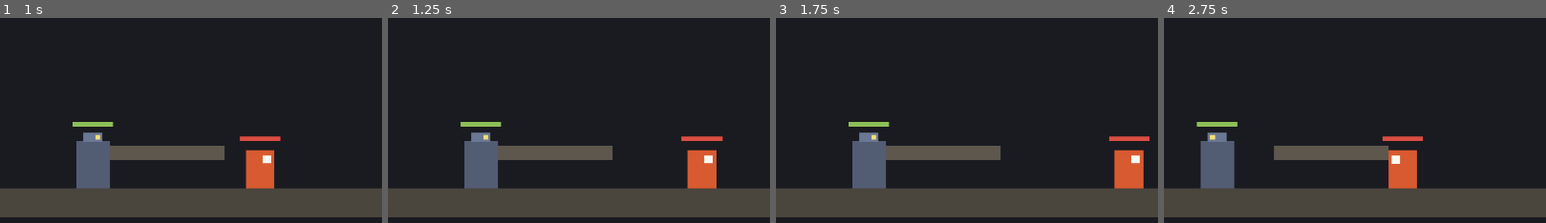
Above: before the commit, frames 1-4 (left to right).
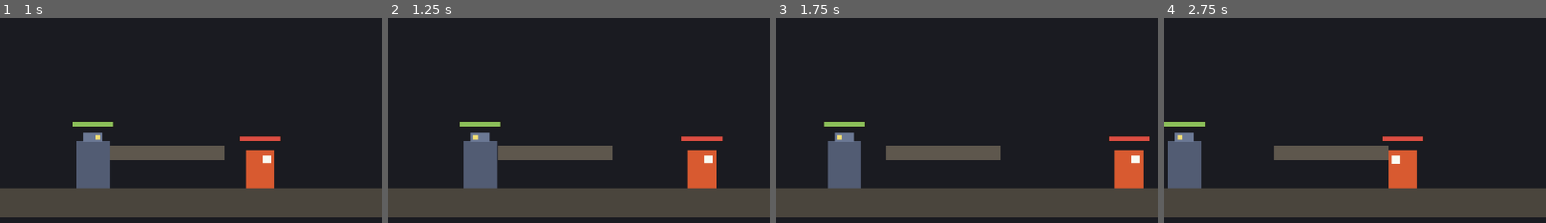
Above: after the commit, the same moments.

Repository: aachean/bailian
Game: Godot game, scene res://scenes/stages/test_room.tscn
Same seed, same stepped clock (60 frames per second), same inputs: the game is played once before the commit and once after it.
Inputs (mouse positions are % of the whole screen's width and height, from its top left):
- Up to frame 1 (1 s): move the mouse to (72, 46) at 0.52 s; hold D (move_right) from 0.53 s (still down); tap J (attack) at 0.6 s; click (72, 46) at 0.67 s; tap Space (jump) at 0.77 s
- Up to frame 2 (1.25 s): keep holding D (move_right)
- Up to frame 3 (1.75 s): keep holding D (move_right); move the mouse to (30, 56) at 1.27 s; tap J (attack) at 1.35 s; click (30, 56) at 1.42 s; tap Space (jump) at 1.52 s
- Up to frame 4 (2.75 s): move the mouse to (60, 28) at 2.02 s; release D (move_right) at 2.03 s; hold A (move_left) from 2.03 s (still down); tap K (dodge) at 2.1 s; click (60, 28) at 2.17 s; tap J (attack) at 2.3 s
The pictures show only the part of the screen within x 0-50%, y 50-100%; the shares and areas given below are measured in that part.

Frame 1 is identical in both runs. In frame 2, 0.2% of the frame differs, in the area x 18-30%, y 50-84%; in frame 3, 3.8%; in frame 4, 4.9%, in the area x 0-20%, y 50-84%.

Commit message:
fix(combat): 游荡者手感三连修 —— 攻击动作 / 推挤 / 卡死与坠崖
用户实测反馈：像碰碰车；小怪没有攻击动作；会把玩家挤到边缘掉出世界；
会卡在地形中。三条全修：

- 攻击动作：新增 Swipe 刀光色块，攻击三拍可视化 —— 前摇后缩蓄力（渐入）、
  判定帧刀光亮起、后摇熄灭；姿势偏移叠加在受击后仰弹簧上，互不打架
- 推挤（推土机）：贴脸进入攻击距离后一律站住，冷却没好也等，不再
  全速顶着玩家拱到地图边缘；攻击仍保留一步短前冲
- 卡死兜底：追击中位置 45 帧纹丝不动（贴墙/卡缝）就放弃追击回巡逻
- 坠崖善后：玩家掉出世界（y>800）算死亡，走出生点满血重生流程，
  不再无限下落；游荡者掉出世界则落回出生点满血回巡逻
- 验收扩到 33 条：#32 贴脸等待期间玩家横向速度必须 <5 px/s（修前 85）、
  #33 掉出世界触发死亡并重生

Diff:
--- a/scenes/enemies/walker.tscn
+++ b/scenes/enemies/walker.tscn
@@ -45,6 +45,15 @@
 mouse_filter = 2
 color = Color(0.95, 0.87, 0.46, 1)
 
+[node name="Swipe" type="ColorRect" parent="Visuals"]
+modulate = Color(1, 1, 1, 0)
+offset_left = 14.0
+offset_top = -10.0
+offset_right = 46.0
+offset_bottom = 8.0
+mouse_filter = 2
+color = Color(0.62, 0.78, 0.9, 1)
+
 [node name="Flash" type="ColorRect" parent="Visuals"]
 modulate = Color(1, 1, 1, 0)
 offset_left = -14.0
--- a/scripts/characters/player.gd
+++ b/scripts/characters/player.gd
@@ -110,6 +110,9 @@
 ## 测试里瞬移玩家不影响它 —— 重生永远回到关卡设计者定的那个点。
 var _spawn_point: Vector2 = Vector2.ZERO
 
+## 掉到这条线以下视为掉出世界（场景高 360，地面在 320 附近）
+const FALL_KILL_Y := 800.0
+
 @onready var _visuals: Node2D = $Visuals
 @onready var _blade: ColorRect = $Visuals/Blade
 @onready var _hitbox: Hitbox = $Hitbox
@@ -154,6 +157,10 @@
 	if dodge_cooldown > 0:
 		dodge_cooldown -= 1
 
+	# 掉出世界 = 死。走同一条死亡重生流程，不然被挤下边缘就无限下落。
+	if state != State.DEAD and global_position.y > FALL_KILL_Y:
+		_health.take_damage(9999, global_position, true, 0)
+
 	# 闪避结束之后，如果人还压在敌人身上，碰撞要晚一点再还原（见 _restore_body_collision_if_clear）
 	if state != State.DODGE:
 		_restore_body_collision_if_clear()
--- a/scripts/enemies/walker.gd
+++ b/scripts/enemies/walker.gd
@@ -27,9 +27,14 @@
 @onready var health: Health = $Health
 @onready var visuals: Node2D = $Visuals
 @onready var flash: ColorRect = $Visuals/Flash
+@onready var swipe: ColorRect = $Visuals/Swipe
 @onready var bar: Node2D = $HealthBar
 @onready var bar_fill: ColorRect = $HealthBar/Fill
 @onready var _hitbox: Hitbox = $Hitbox
+
+## 掉到这条线以下就是掉出世界，走各自的善后流程。
+## 场景高 360，地面在 320 附近 —— 800 已经是「肯定出世界」的深度
+const FALL_KILL_Y := 800.0
 
 ## 供自动验收读取
 var state: int = State.PATROL
@@ -41,6 +46,9 @@
 var _facing := 1
 var _cooldown := 0
 var _turn_cooldown := 0         # 巡逻折返后的方向锁定帧数
+var _stuck := 0                 # 追击卡住的连续帧数（贴墙/卡缝兜底）
+var _stuck_x := 0.0
+var _attack_pose := 0.0         # 攻击姿势偏移（前缩/后缩），叠加在后仰弹簧上
 var _skill: SkillData = null    # 攻击进行中引用的那张技能表
 var _hitstop := 0
 var _revive_t := 0.0
@@ -79,6 +87,15 @@
 		_turn_cooldown -= 1
 
 	velocity.y += _gravity * delta
+
+	# 掉出世界（追玩家追下悬崖 / 地图边缘）：回到出生点上空落下来，满血，回巡逻。
+	# 跟玩家不同 —— 玩家掉出去算死亡，它只是个会重置的木桩加威胁。
+	if global_position.y > FALL_KILL_Y:
+		global_position = Vector2(_home_x, -40.0)
+		velocity = Vector2.ZERO
+		health.heal_full()
+		_enter(State.PATROL)
+		return
 
 	if not ai_enabled:
 		# 靶子模式：只保留物理与后仰，不跑 AI
@@ -141,9 +158,29 @@
 	if player == null or _dist(player) > data.deaggro_range:
 		_enter(State.PATROL)
 		return
-	if _dist(player) <= data.attack_range and _cooldown <= 0:
-		_start_attack()
-		return
+
+	# 攻击距离内就站住 —— 哪怕冷却没好也站着等。
+	# 继续全速顶着玩家走 = 一台推土机：把玩家一路拱到地图边缘掉出世界（实测翻过车）。
+	if _dist(player) <= data.attack_range:
+		_facing = -1 if player.global_position.x < global_position.x else 1
+		velocity.x = 0.0
+		_apply_facing()
+		if _cooldown <= 0:
+			_start_attack()
+		return
+
+	# 追击卡住兜底：贴墙、卡缝时位置不动，干瞪 45 帧就放弃这次追击回巡逻。
+	# 玩家在高台上时它会在墙下站着等 —— 这是正确行为，玩家得自己下来。
+	if absf(global_position.x - _stuck_x) < 0.5:
+		_stuck += 1
+		if _stuck > 45:
+			_stuck = 0
+			_enter(State.PATROL)
+			return
+	else:
+		_stuck = 0
+	_stuck_x = global_position.x
+
 	_facing = -1 if player.global_position.x < global_position.x else 1
 	velocity.x = data.chase_speed * float(_facing)
 	_apply_facing()
@@ -157,11 +194,33 @@
 		_hitbox.activate(_skill, self, _facing)
 	else:
 		_hitbox.deactivate()
-	if t >= _skill.total_frames():
+	# 攻击的视觉三拍：前摇蓄力后缩 → 判定帧刀光亮起 → 后摇熄灭。
+	# 没有这三拍，贴脸的玩家只看到色块突然掉血（实测反馈：没有攻击动作）。
+	if _skill == null:
+		return
+	var total := _skill.total_frames()
+	if t < _skill.startup_frames:
+		# 前摇：往后缩，告诉玩家「我要打了」
+		_attack_pose = -3.0 * float(_facing) * _ease_in(t, _skill.startup_frames)
+		swipe.modulate.a = 0.0
+	elif _skill.is_active_at(t):
+		_attack_pose = 4.0 * float(_facing)
+		swipe.modulate.a = 0.9
+	else:
+		_attack_pose = 0.0
+		swipe.modulate.a = maxf(0.9 * (1.0 - float(t - _skill.active_to()) / float(maxi(total - _skill.active_to(), 1))), 0.0)
+	if t >= total:
 		_hitbox.deactivate()
 		_skill = null
 		_cooldown = data.attack_cooldown_frames
 		_enter(State.CHASE)
+
+
+## 0→1 的缓入，前摇后缩用
+func _ease_in(t: int, span: int) -> float:
+	if span <= 1:
+		return 1.0
+	return clampf(float(t) / float(span - 1), 0.0, 1.0)
 
 
 func _start_attack() -> void:
@@ -175,6 +234,8 @@
 	# 离开攻击状态时必须关判定 —— 判定框是多留一帧都会多结算一次的东西
 	if state == State.ATTACK and s != State.ATTACK:
 		_hitbox.deactivate()
+		_attack_pose = 0.0
+		swipe.modulate.a = 0.0
 	state = s
 	_frame = 0
 	_apply_facing()
@@ -247,7 +308,8 @@
 func _update_recoil(delta: float) -> void:
 	_recoil_v += (-_recoil * RECOIL_STIFF - _recoil_v * RECOIL_DAMP) * delta
 	_recoil += _recoil_v * delta
-	visuals.position.x = _recoil
+	# 受击后仰（弹簧）与攻击姿势（前缩/后缩）叠在同一根视觉骨骼上
+	visuals.position.x = _recoil + _attack_pose
 
 
 func _spawn_number(amount: int, point: Vector2, heavy: bool) -> void:
--- a/tests/test_m1.gd
+++ b/tests/test_m1.gd
@@ -120,6 +120,8 @@
 	await _t29_enemy_hurts_player()
 	await _t30_player_hurt_stun()
 	await _t31_player_death_revive()
+	await _t32_no_bulldoze()
+	await _t33_fall_out_of_world()
 
 	print("")
 	print("═══ %d 通过 ／ %d 失败 ═══" % [_pass, _fail])
@@ -1045,3 +1047,76 @@
 		"死亡=%s　复活=%s　血量 %d/%d　离出生点 %.1f px（死时 %.0f 处）" % [
 			str(dead), str(revived), h.hp, h.max_hp, dx, pos_at_death.x])
 	await _settle()
+
+
+## 敌人贴脸等待时不得推挤玩家 —— 用户实测被一路拱到地图边缘掉出世界
+func _t32_no_bulldoze() -> void:
+	_release_all()
+	await _settle()
+	await _step(2)
+	_walker.ai_enabled = true
+	_walker.global_position = Vector2(46.0, GROUND_STAND_Y - 16.0)
+	_walker.velocity = Vector2.ZERO
+	_player.global_position = Vector2(85.0, GROUND_STAND_Y - 16.0)
+	_player.velocity = Vector2.ZERO
+	await _step(6)
+
+	# 采样 5 秒：敌人「贴脸等待」（追击状态 + 已进攻击距离）且玩家自由行动
+	# （非受击硬直、非顿帧）的那些帧里，玩家横向速度必须接近 0。
+	# 旧代码这里玩家会被 85 px/s 的追击速度顶着走 —— 推土机。
+	var max_push := 0.0
+	for i in 300:
+		await get_tree().physics_frame
+		if int(_walker.state) != W_CHASE:
+			continue
+		if _dist_walker_player() > 42.0:
+			continue
+		if int(_player.state) != 0 or int(_player.get("_hitstop")) != 0:
+			continue
+		max_push = maxf(max_push, absf(_player.velocity.x))
+
+	_check("32", "敌人贴脸等待时站住，不把玩家往边上推（推土机 bug）",
+		max_push < 5.0,
+		"贴脸等待期间玩家最大横向速度 %.1f px/s（>5 就是在被推）" % max_push)
+
+	_walker.ai_enabled = false
+	await _settle()
+
+
+func _dist_walker_player() -> float:
+	return absf(_walker.global_position.x - _player.global_position.x)
+
+
+## 玩家掉出世界（被挤下边缘 / 走出地图）：算死亡，在出生点满血重来
+func _t33_fall_out_of_world() -> void:
+	var h: Health = _player.get_node("Health")
+	var deaths0: int = _player.deaths
+
+	# 世界右缘外（地面只到 x=640），掉下去必须触发死亡重生，不许无限下落
+	_player.global_position = Vector2(660.0, 400.0)
+	_player.velocity = Vector2.ZERO
+
+	# 从 y=400 掉到触发线 y=800 要约 39 帧 —— 先等死亡真的发生，再等复活。
+	# （上一版只等 2 帧就断言，测的是「还没死」，红得毫无意义。）
+	var dead := false
+	for i in 200:
+		await get_tree().physics_frame
+		if int(_player.state) == 4:
+			dead = true
+			break
+
+	var revived := false
+	if dead:
+		for i in 140:
+			await get_tree().physics_frame
+			if int(_player.state) != 4:
+				revived = int(_player.state) == 0
+				break
+
+	var back: bool = absf(_player.global_position.x - _player._spawn_point.x) < 24.0
+	var full := h.hp == h.max_hp
+	_check("33", "掉出世界会在出生点满血重来，不是无限下落",
+		dead and revived and back and full and _player.deaths == deaths0 + 1,
+		"触发死亡=%s　复活=%s　回出生点=%s　血量 %d/%d　死亡计数 %d→%d" % [
+			str(dead), str(revived), str(back), h.hp, h.max_hp, deaths0, _player.deaths])
+	await _settle()
